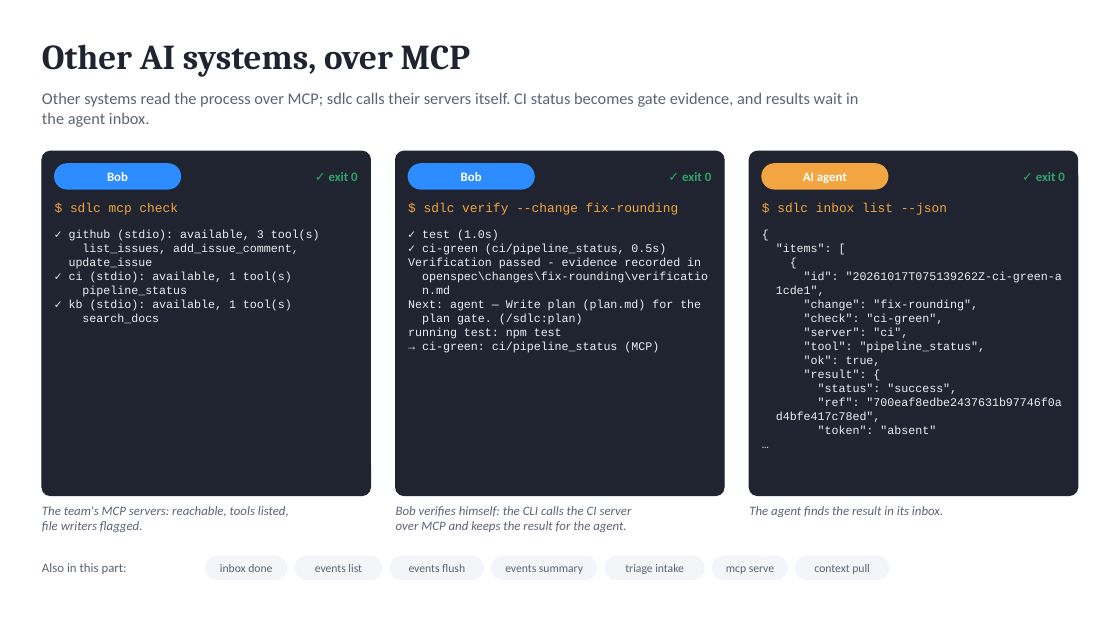
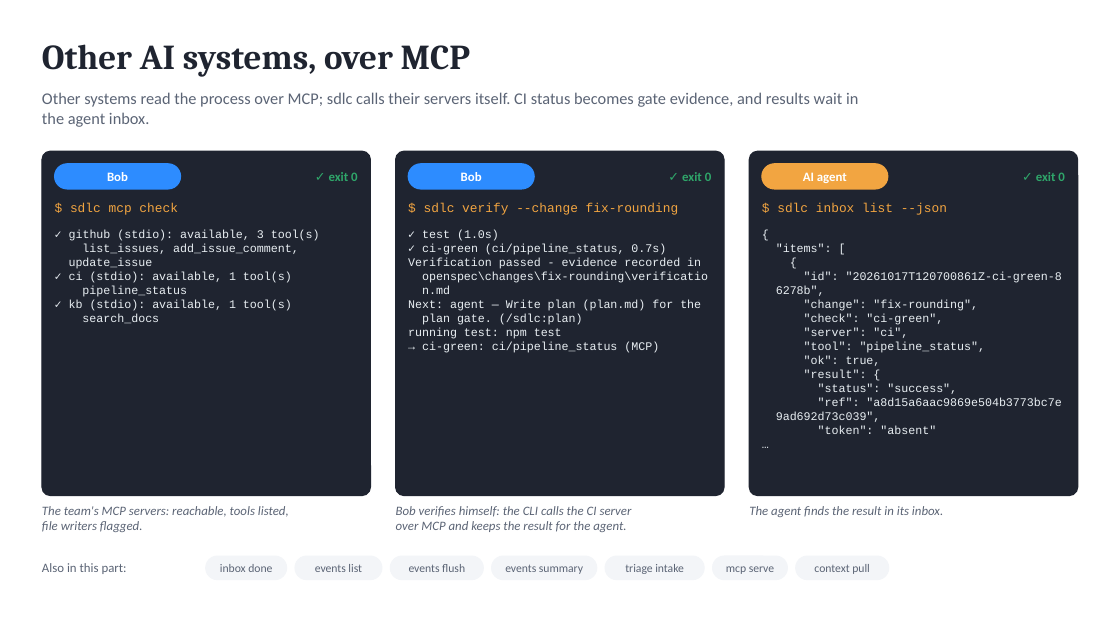
Before and after one commit to marin-ai-tech/sdlc, a slide deck: slide 19 of docs/demo/sdlc-calculator-demo.en.pptx. Drawn at 1120x630 pixels with LibreOffice and Linux fonts; fonts in the diff are those of the drawing. Boxes give left, top, right and bottom in pixels: in the first picture for what was removed or moved away, otherwise in the second. Text is boxed around its words. In the diff, an @@ line names an element or a change of style, - is before the commit and + after.

```diff
--- a/docs/demo/sdlc-calculator-demo.en.pptx
+++ b/docs/demo/sdlc-calculator-demo.en.pptx
@@ text at (422, 244, 666, 255): text changed @@
-✓ ci-green (ci/pipeline_status, 0.5s)
+✓ ci-green (ci/pipeline_status, 0.7s)
@@ text at (776, 272, 1062, 296): text changed @@
-"id": "20261017T075139262Z-ci-green-a
-1cde1",
+"id": "20261017T120700861Z-ci-green-8
+6278b",
@@ text at (776, 398, 1061, 422): text changed @@
-"ref": "700eaf8edbe2437631b97746f0a
-d4bfe417c78ed",
+"ref": "a8d15a6aac9869e504b3773bc7e
+9ad692d73c039",
```
Also in this commit, not shown: 6 other slides changed, 54 other files.
